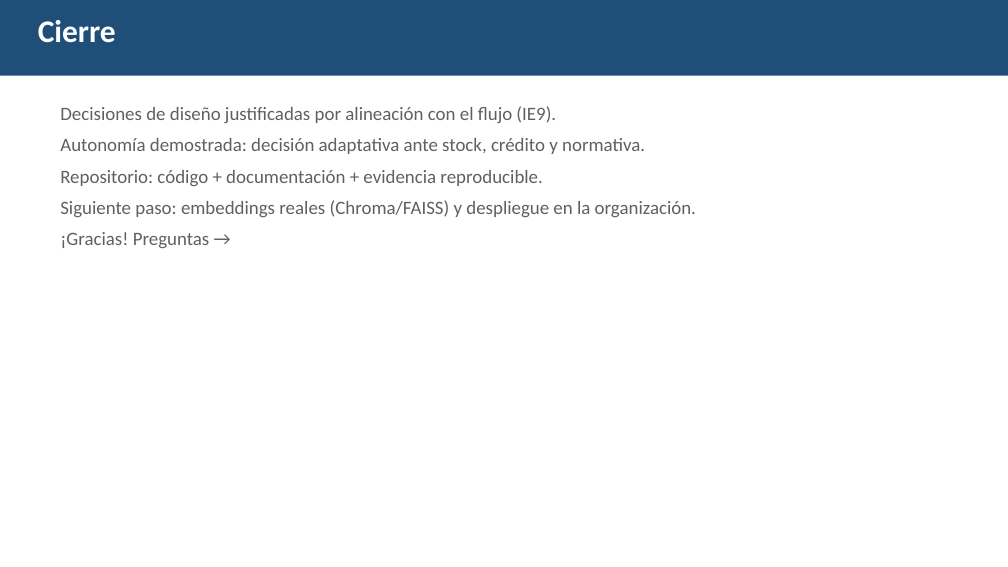
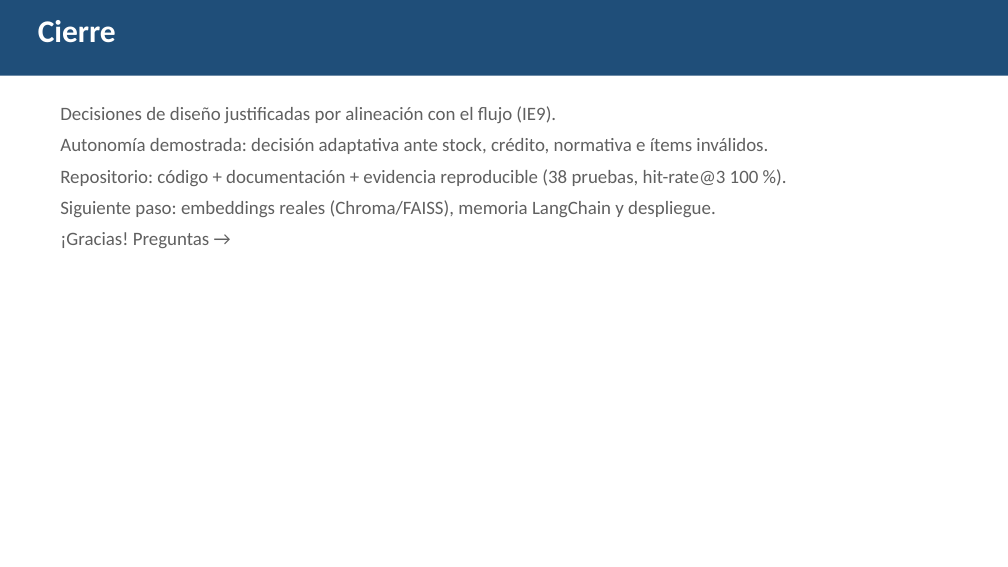
Before and after one commit to jghleo/Ferrandes_Agente_EP2, a slide deck: slide 13 of presentacion/Presentacion_EP2_Ferrandes.pptx (slide 10 before the commit). Drawn at 1008x567 pixels with LibreOffice and Linux fonts; fonts in the diff are those of the drawing. Boxes give left, top, right and bottom in pixels: in the first picture for what was removed or moved away, otherwise in the second. Text is boxed around its words. In the diff, an @@ line names an element or a change of style, - is before the commit and + after.

Commit message:
EP2: retriever semantico TF-IDF con metricas (IE4), replanificacion y priorizacion en el planificador (IE5), 38 pruebas y 11 escenarios de demo
- src/buscar_contexto.py: similitud coseno TF-IDF + normalizacion morfologica,
  embeddings densos opcionales y evaluar_recuperacion() (hit-rate@k, MRR).
- src/planificador.py: criticidad + priorizar() y replanificacion ante items
  invalidos (descarta y continua) con decision REPLANIFICACION.
- src/herramientas/escritura.py: parser tolerante (_parse_items_tolerante).
- tests: test_recuperacion.py + pruebas de replanificacion/priorizacion (29 -> 38).
- scripts/demo.py: escenarios de error/entrada ambigua y metricas del retriever (9 -> 11).
- Presentacion: PPT 10 -> 13 slides (metricas IE4, justificacion IE9, retos).
- README, informe (docx/md), guion y notebook Colab actualizados.

```diff
--- a/presentacion/Presentacion_EP2_Ferrandes.pptx
+++ b/presentacion/Presentacion_EP2_Ferrandes.pptx
@@ text at [60,138,768,217]: text changed @@
-Autonomía demostrada: decisión adaptativa ante stock, crédito y normativa.
-Repositorio: código + documentación + evidencia reproducible.
-Siguiente paso: embeddings reales (Chroma/FAISS) y despliegue en la organización.
+Autonomía demostrada: decisión adaptativa ante stock, crédito, normativa e ítems inválidos.
+Repositorio: código + documentación + evidencia reproducible (38 pruebas, hit-rate@3 100 %).
+Siguiente paso: embeddings reales (Chroma/FAISS), memoria LangChain y despliegue.
```
Also in this commit, not shown: 4 other slides changed, 3 slides added, 18 other files.
